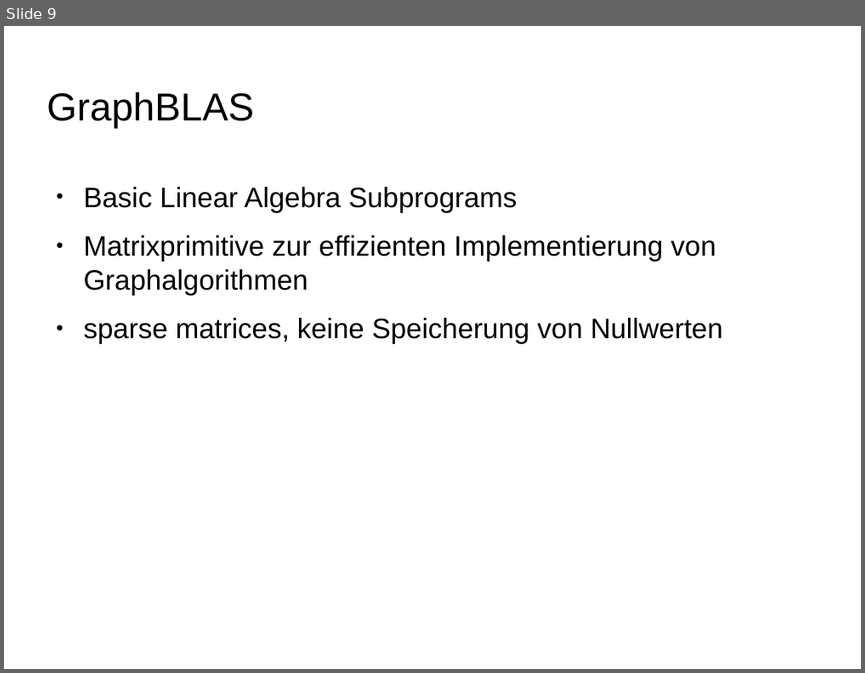
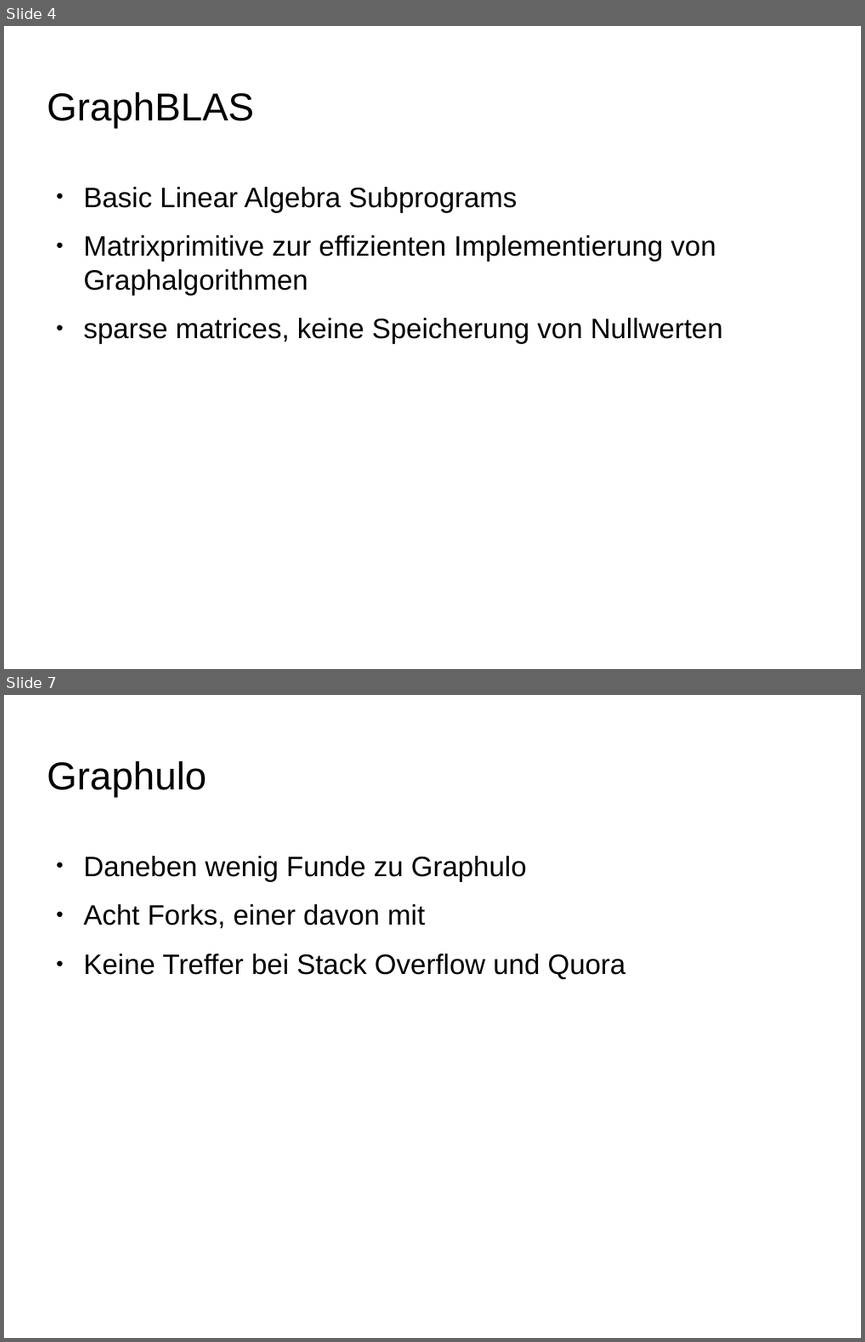
Before and after one commit to ScaDS/dblp-graphulo, a slide deck: doc/testat1.odp. Shown one above the other, each under a label of ours: slide 9 before the commit, slides 4 and 7 after it; the slides between them are not shown. The pictures are 865x673 and 865x1342 pixels, drawn with LibreOffice and Linux fonts; fonts in the diff are those of the drawing; background and template pictures are left out. Boxes give left, top, right and bottom in pixels: in the first picture for what was removed or moved away, otherwise in the second. Text is boxed around its words. In the diff, an @@ line names an element or a change of style, - is before the commit and + after.

```diff
--- a/doc/testat1.odp
+++ b/doc/testat1.odp
@@ slide 7 added at bbox=[4, 695, 861, 1338], background picture (left out) @@
@@ title added at bbox=[46, 761, 206, 798], 36 pt, text #000000 @@
+Graphulo
@@ text added at bbox=[84, 856, 626, 979], 26 pt, text #000000 @@
+● Daneben wenig Funde zu Graphulo
+● Acht Forks, einer davon mit
+● Keine Treffer bei Stack Overflow und Quora
@@ what was slide 9 is now slide 4 @@
```
Also in this commit, not shown: 5 slides changed, 7 other slides added, 1 slide removed, 2 other files.
